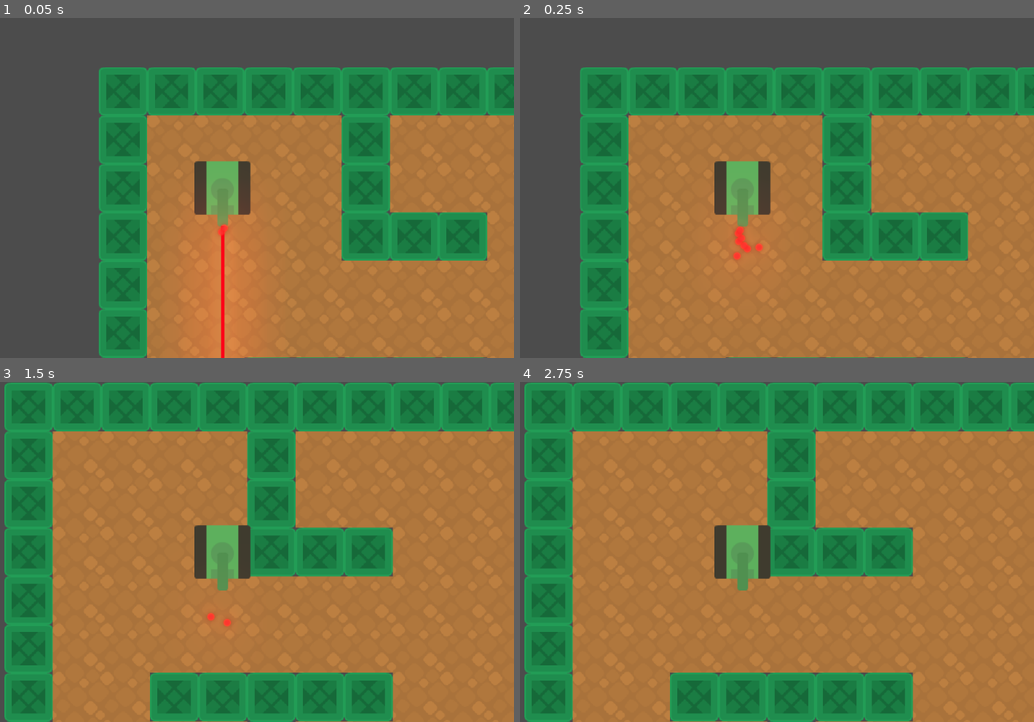
Above: before the commit, frames 1-4 (two rows, left to right).
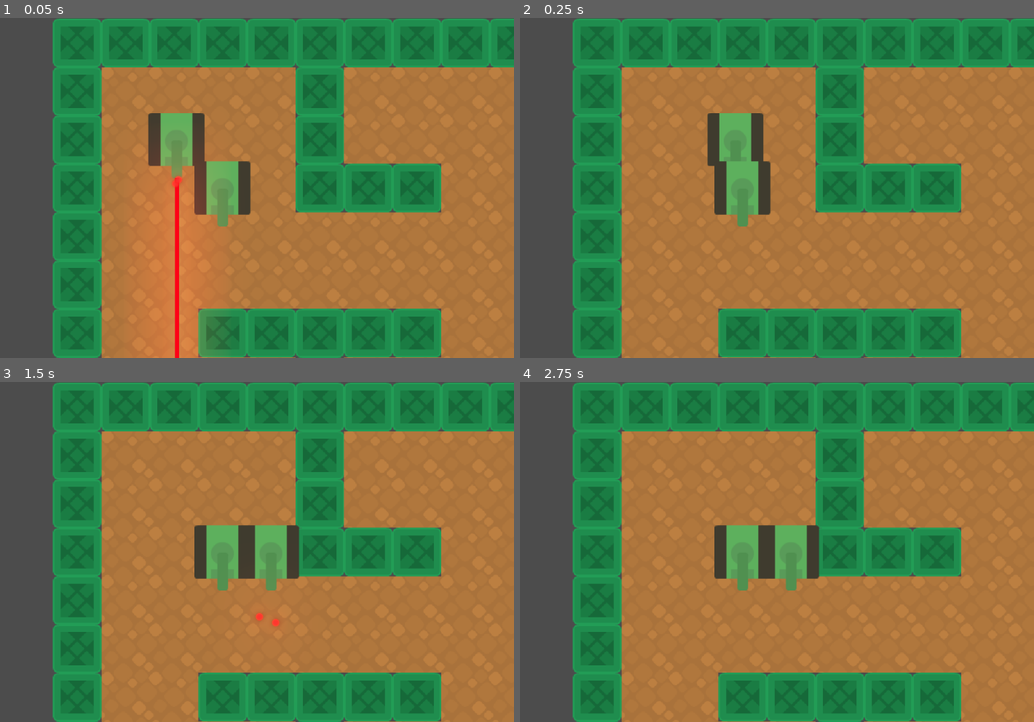
Above: after the commit, the same moments.

Repository: lendroit/tanktank
Game: Godot game, scene res://World.tscn
Same seed, same stepped clock (60 frames per second), same inputs: the game is played once before the commit and once after it.
Inputs:
- Up to frame 1 (0.05 s): no input
- Up to frame 2 (0.25 s): no input
- Up to frame 3 (1.5 s): tap Enter (end_turn_p1) at 0.5 s; hold Right (rotate_right_p1) 0.53-1.28 s; hold Enter (end_turn_p1) 0.53-1.28 s; hold Down (move_backward_p1) from 1.28 s (still down); tap E (end_turn_p2) at 1.35 s
- Up to frame 4 (2.75 s): tap Space (shoot_p1) at 2 s; release Down (move_backward_p1) at 2.03 s; hold Right (rotate_right_p1) from 2.03 s (still down); hold S (move_backward_p2) from 2.03 s (still down)

The runs differ from the first frame. In frame 1, 59% of the frame differs, in the area x 10-100%, y 0-100%; in frame 2, 42%; in frame 3, 29%; in frame 4, 29%.

Commit message:
feature(Player): Add a second player

Diff:
--- a/World.tscn
+++ b/World.tscn
@@ -20,6 +20,9 @@
 [node name="Player" parent="World" instance=ExtResource( 1 )]
 position = Vector2( 122.071, 120.95 )
 
+[node name="Player2" parent="World" instance=ExtResource( 1 )]
+position = Vector2( 214.982, 192.556 )
+
 [node name="WorldEnvironment" type="WorldEnvironment" parent="World"]
 environment = SubResource( 1 )
 
